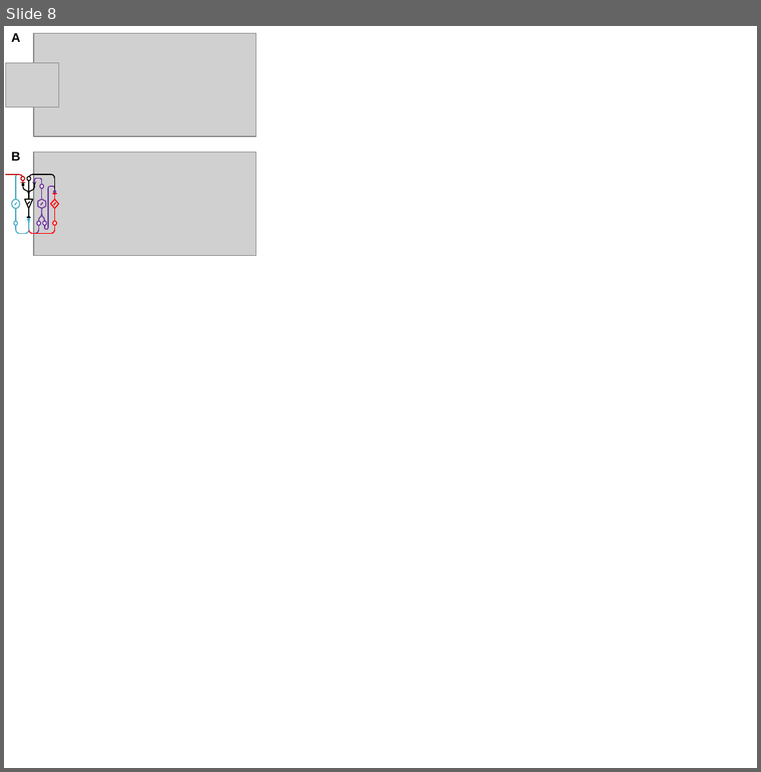
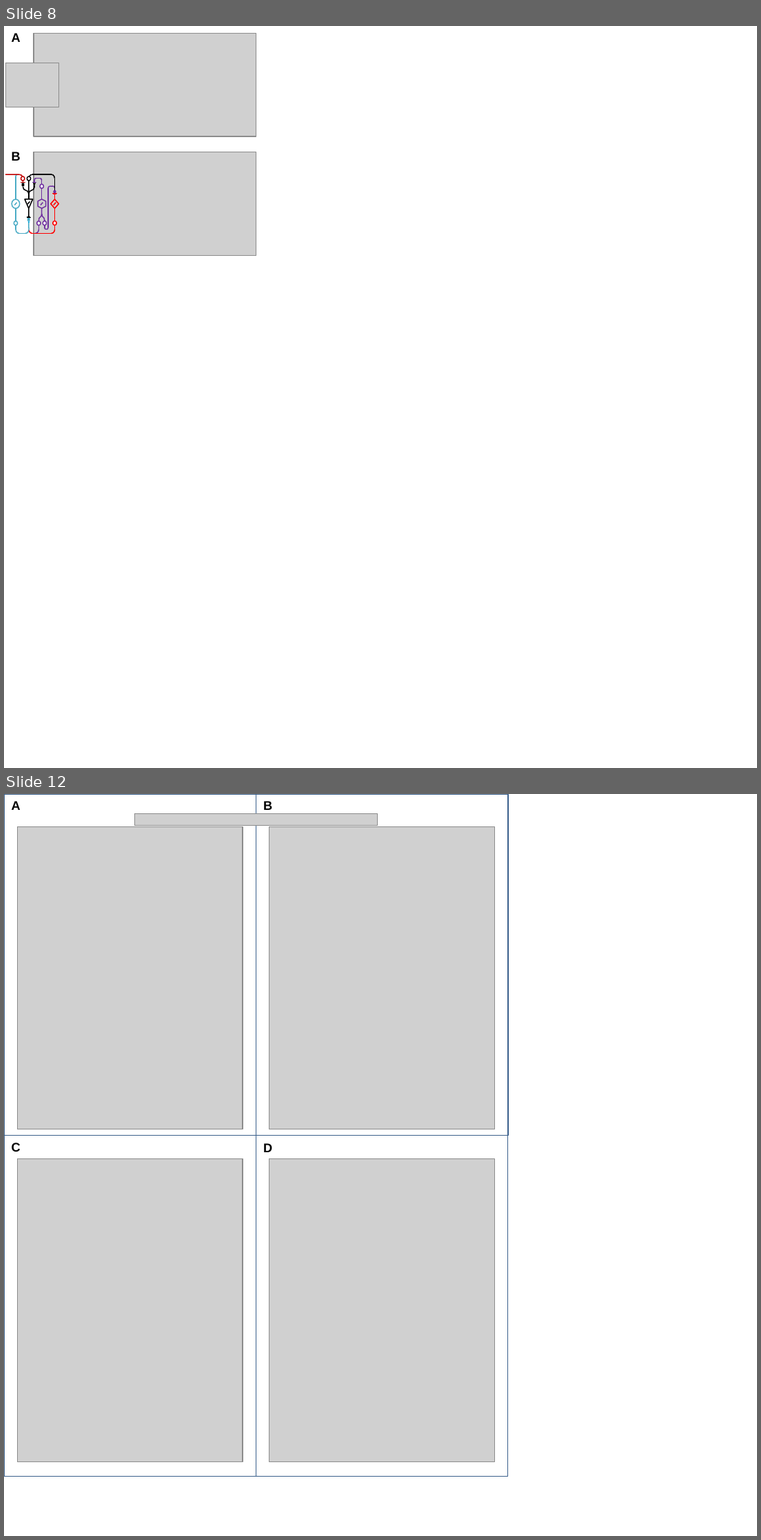
Before and after one commit to RichardBalson/Real-Data-Estimation, a slide deck: fig/EstimationFigures.pptx. Shown one above the other, each under a label of ours: slide 8 before the commit, slides 8 and 12 after it; the slides between them are not shown. The pictures are 761x772 and 761x1540 pixels, drawn with LibreOffice and Linux fonts; fonts in the diff are those of the drawing; grey boxes stand for pictures; background and template pictures are left out. Boxes give left, top, right and bottom in pixels: in the first picture for what was removed or moved away, otherwise in the second. Text is boxed around its words. In the diff, an @@ line names an element or a change of style, - is before the commit and + after.

```diff
--- a/fig/EstimationFigures.pptx
+++ b/fig/EstimationFigures.pptx
@@ slide 12 added at <box>4,794,757,1536</box>, background #FFFFFF @@
@@ rectangle added at <box>4,794,508,1476</box>, outline #3A5F8C 0.5 pt @@
@@ rectangle added at <box>4,794,257,1476</box>, outline #3A5F8C 0.5 pt @@
@@ rectangle added at <box>4,794,508,1136</box>, outline #3A5F8C 0.25 pt @@
@@ text added at <box>12,801,21,810</box>, 12 pt, text #000000, bold @@
+A
@@ picture added at <box>134,813,378,826</box> @@
@@ text added at <box>263,801,272,810</box>, 12 pt, text #000000, bold @@
+B
@@ picture added at <box>18,826,243,1129</box> @@
@@ picture added at <box>269,826,495,1129</box> @@
@@ text added at <box>12,1142,21,1151</box>, 12 pt, text #000000, bold @@
+C
@@ text added at <box>263,1143,272,1152</box>, 12 pt, text #000000, bold @@
+D
@@ picture added at <box>18,1159,243,1462</box> @@
@@ picture added at <box>269,1159,495,1462</box> @@
```
Also in this commit, not shown: 4 other slides added.
